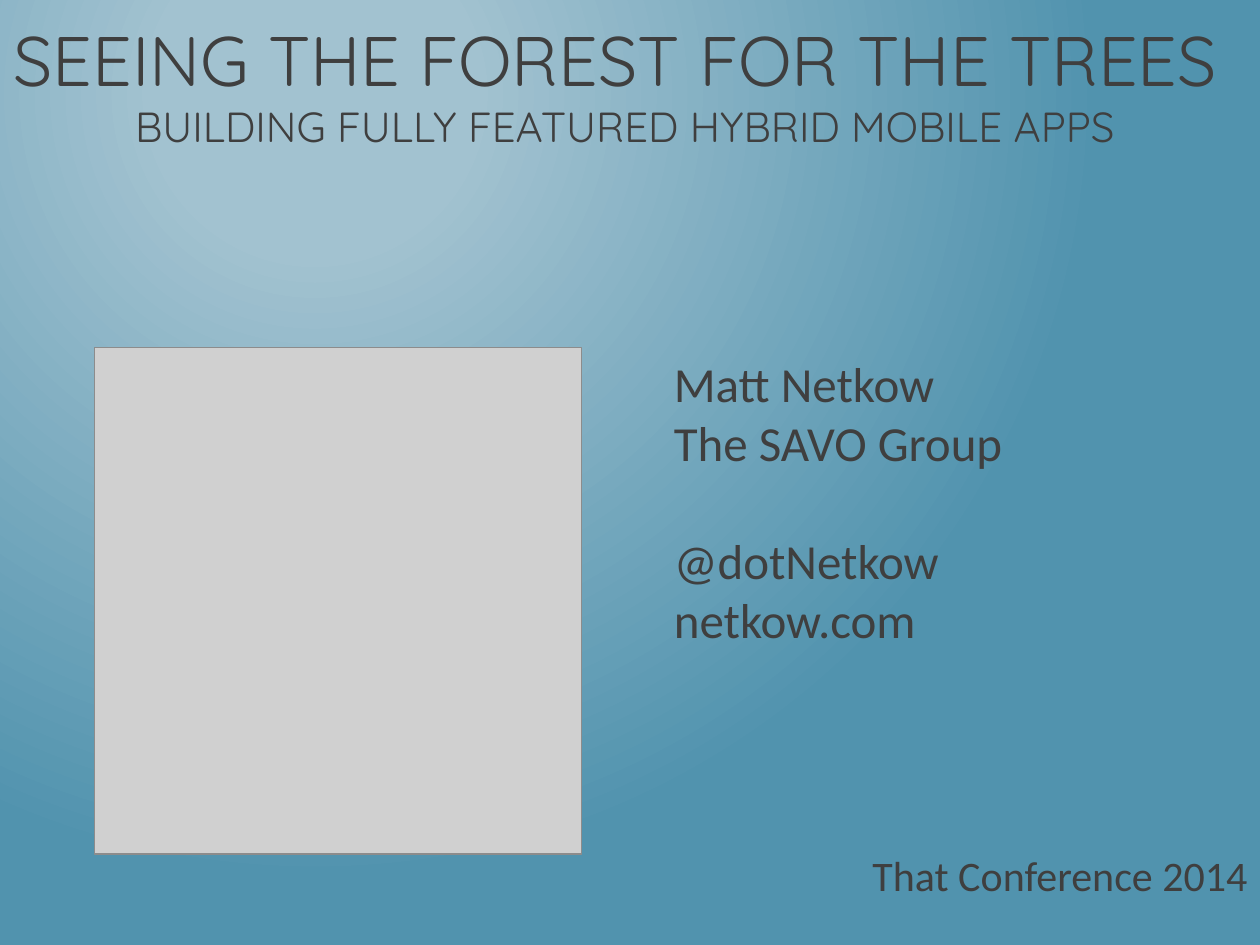
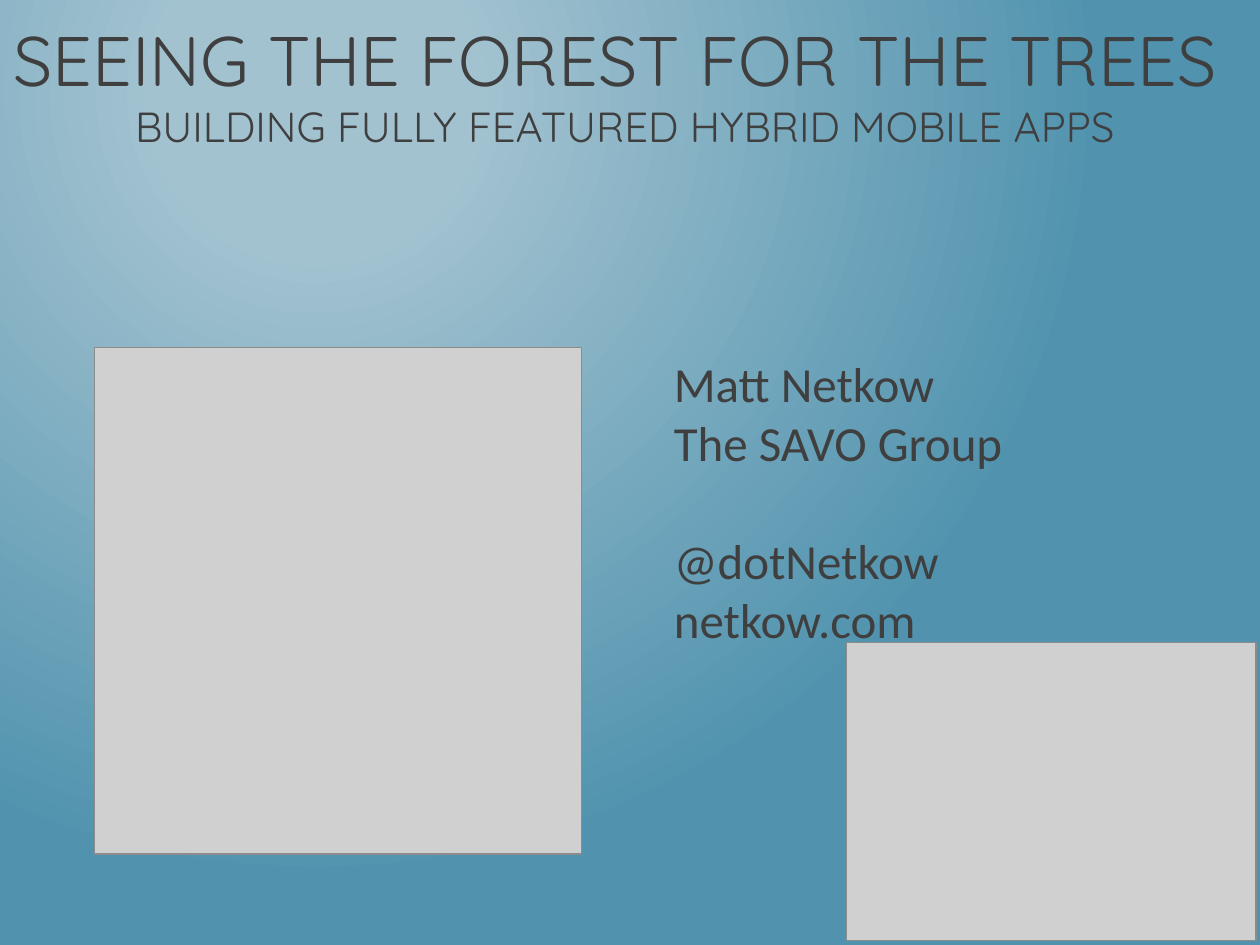
Before and after one commit to dotNetkow/Presentations, a slide deck: slide 1 of 2014-08-11 That Conference - Hybrid Apps/Building PhoneGap Mobile App w KendoUI.pptx. Drawn at 1260x945 pixels with LibreOffice and Linux fonts; fonts in the diff are those of the drawing; grey boxes stand for pictures. Boxes give left, top, right and bottom in pixels: in the first picture for what was removed or moved away, otherwise in the second. Text is boxed around its words. In the diff, an @@ line names an element or a change of style, - is before the commit and + after.

```diff
--- a/2014-08-11 That Conference - Hybrid Apps/Building PhoneGap Mobile App w KendoUI.pptx
+++ b/2014-08-11 That Conference - Hybrid Apps/Building PhoneGap Mobile App w KendoUI.pptx
@@ picture added at box(847, 643, 1256, 940) @@
@@ text at box(872, 862, 1247, 891): paragraph removed @@
-That Conference 2014
```
Also in this commit, not shown: 6 other slides changed, 1 slide added, 1 other file.
